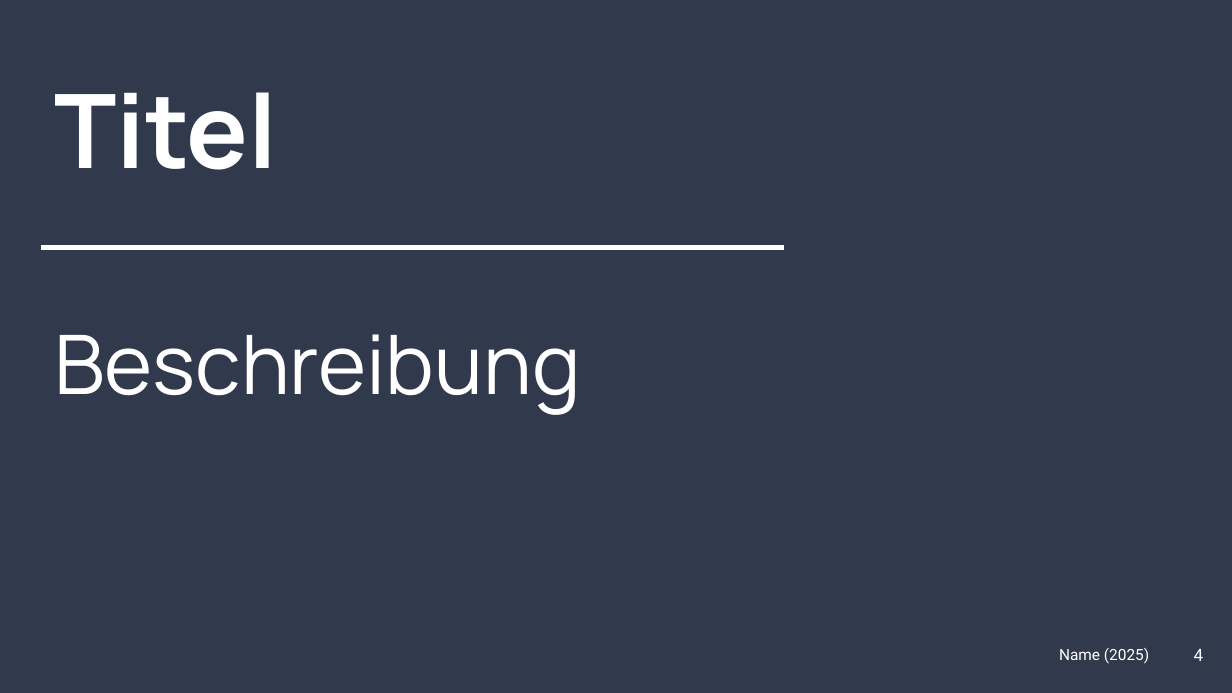
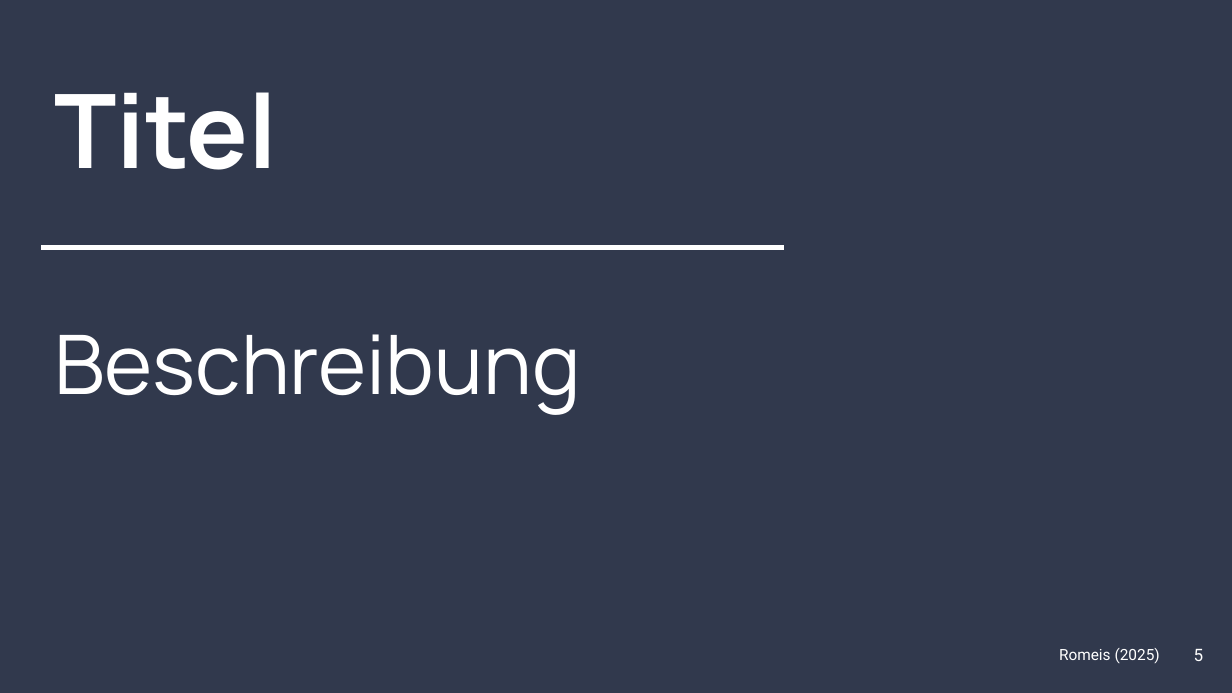
Before and after one commit to FiJoRom/DevOps-Task-Manager, a slide deck: slide 5 of Präsentation_DevOps_Romeis.pptx (slide 4 before the commit). Drawn at 1232x693 pixels with LibreOffice and Linux fonts; fonts in the diff are those of the drawing. Boxes give left, top, right and bottom in pixels: in the first picture for what was removed or moved away, otherwise in the second. Text is boxed around its words. In the diff, an @@ line names an element or a change of style, - is before the commit and + after.

```diff
--- a/Präsentation_DevOps_Romeis.pptx
+++ b/Präsentation_DevOps_Romeis.pptx
@@ text at box(1059, 648, 1160, 663): text changed @@
-Name (2025)
+Romeis (2025)
@@ page number at box(1194, 649, 1204, 661): text changed @@
-4
+5
```
Also in this commit, not shown: 1 other slide changed, 2 slides added, 1 slide removed.
